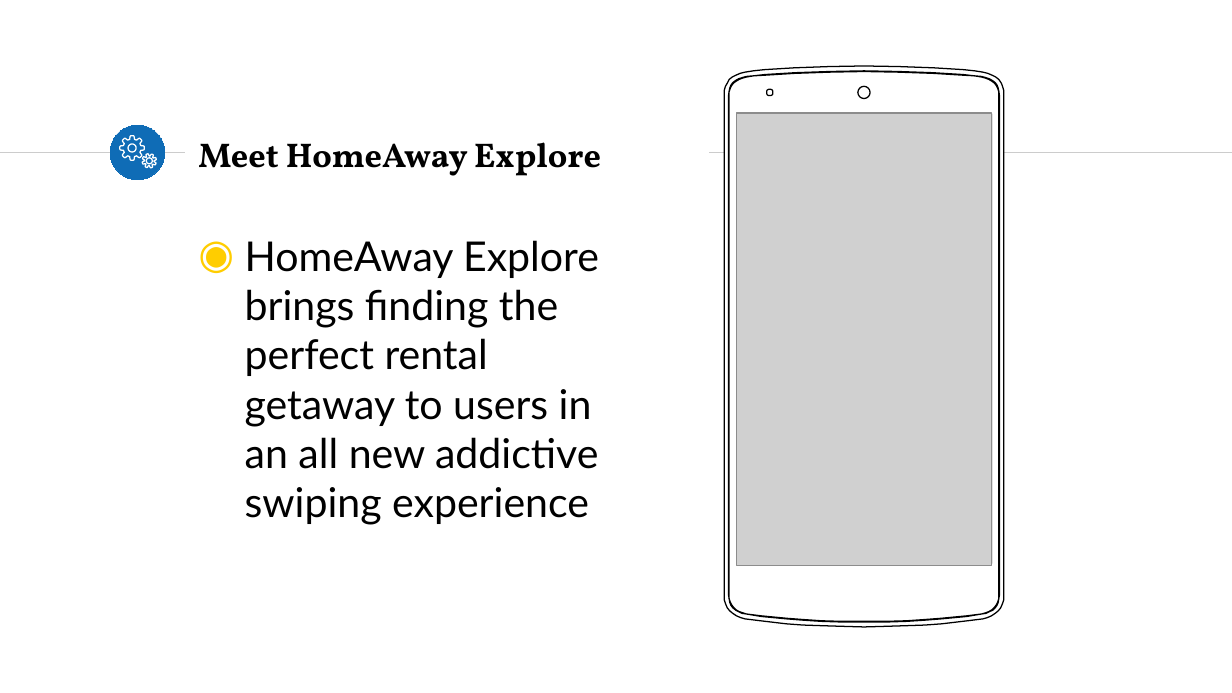
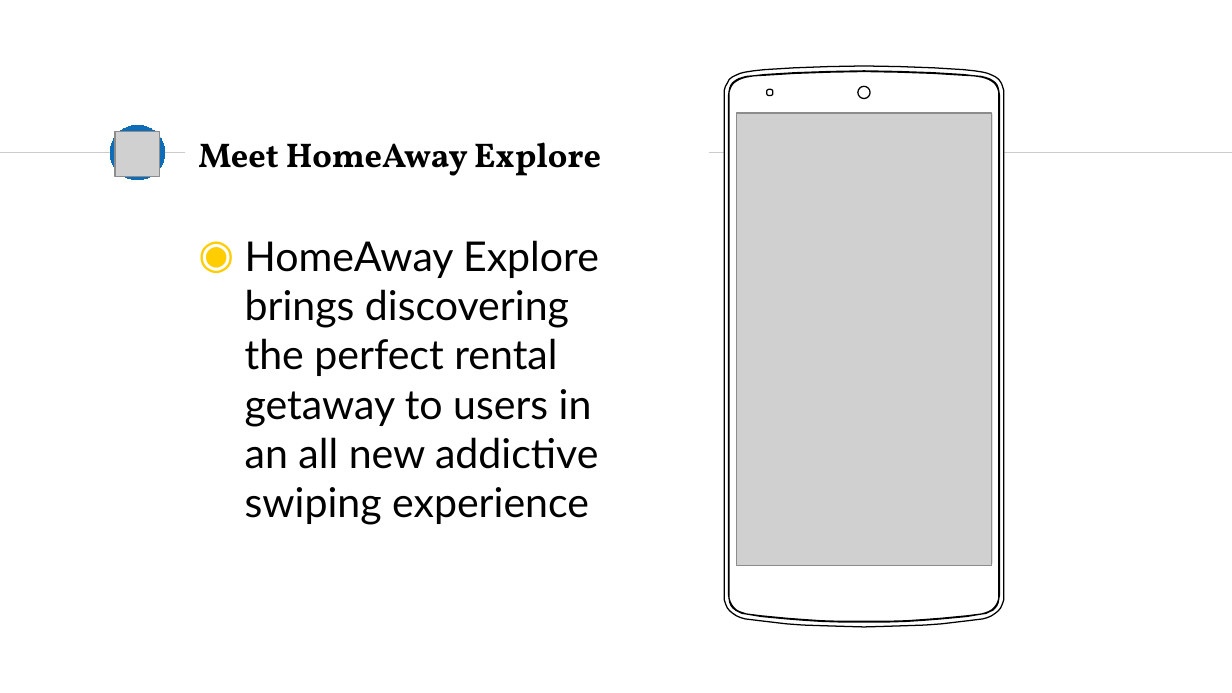
Before and after one commit to kiankris/HomeAwayHackathon, a slide deck: slide 3 of HomeAway Hackathon Final.pptx. Drawn at 1232x693 pixels with LibreOffice and Linux fonts; fonts in the diff are those of the drawing; grey boxes stand for pictures; background and template pictures are left out. Boxes give left, top, right and bottom in pixels: in the first picture for what was removed or moved away, otherwise in the second. Text is boxed around its words. In the diff, an @@ line names an element or a change of style, - is before the commit and + after.

Commit message:
Add files via upload
Final Powerpoint commit

```diff
--- a/HomeAway Hackathon Final.pptx
+++ b/HomeAway Hackathon Final.pptx
@@ picture added at [115, 132, 159, 176] @@
@@ freeform shape removed at [120, 136, 144, 160] @@
@@ freeform shape removed at [143, 154, 156, 168] @@
@@ text at [245, 240, 599, 525]: text changed @@
-◉ HomeAway Explore brings finding the perfect rental getaway to users in an all new addictive swiping experience
+◉ HomeAway Explore brings discovering the perfect rental getaway to users in an all new addictive swiping experience
```
Also in this commit, not shown: 2 other slides changed.
